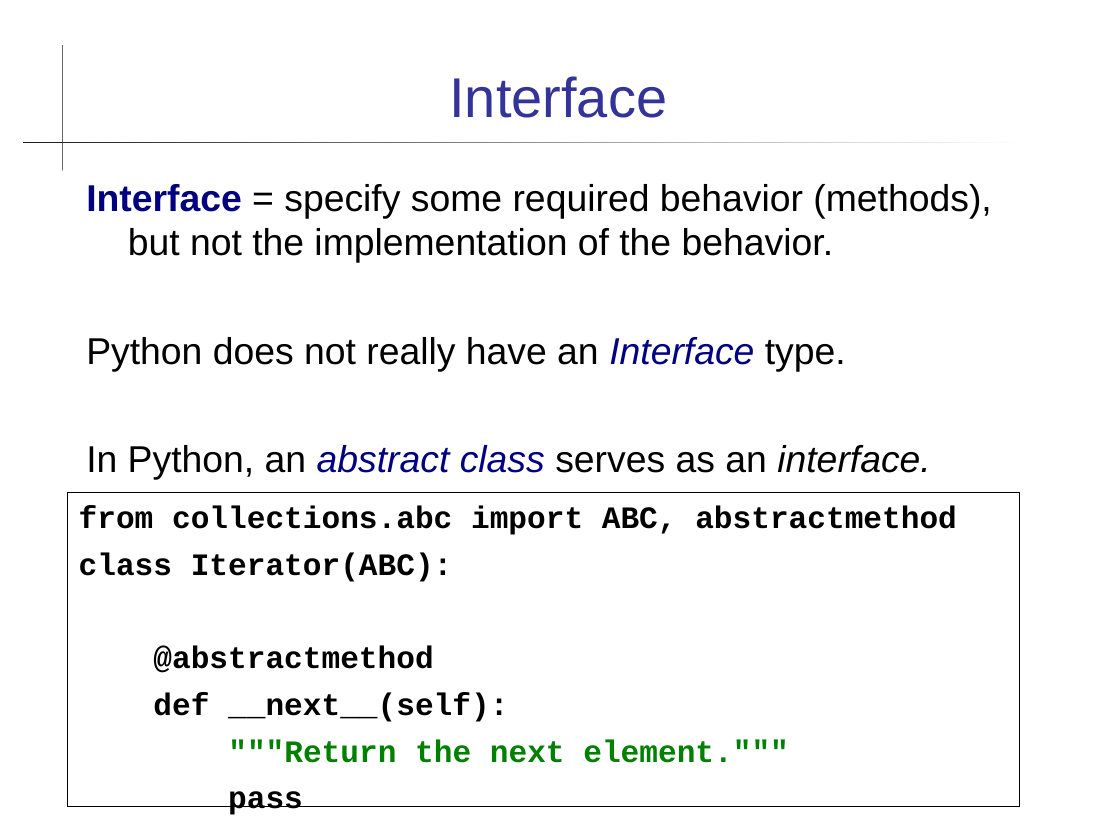
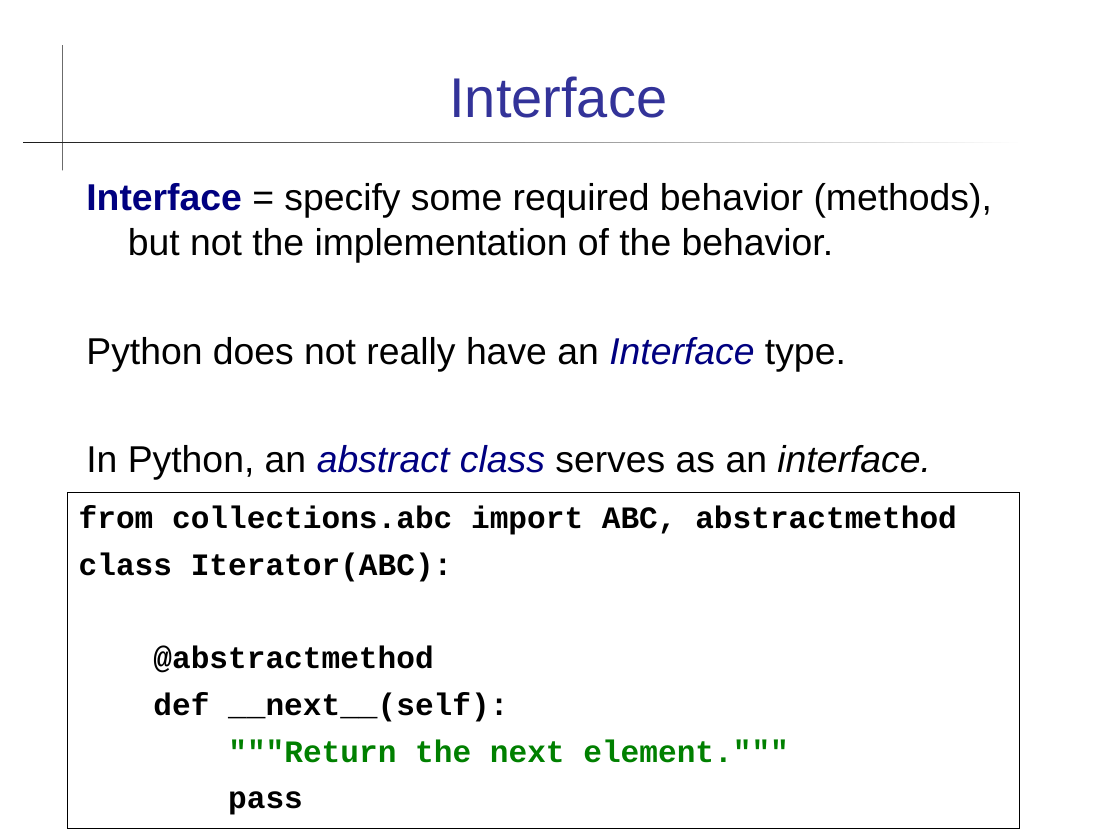
Before and after one commit to skeoop/skeoop.github.io, a slide deck: slide 6 of patterns/Iterator-in-Python.pptx. Drawn at 1120x840 pixels with LibreOffice and Linux fonts; fonts in the diff are those of the drawing. Boxes give left, top, right and bottom in pixels: in the first picture for what was removed or moved away, otherwise in the second. Text is boxed around its words. In the diff, an @@ line names an element or a change of style, - is before the commit and + after.

```diff
--- a/patterns/Iterator-in-Python.pptx
+++ b/patterns/Iterator-in-Python.pptx
@@ rectangle "from collections.abc import ABC, abstractmethod": place and size @@
-rectangle "from collections.abc import ABC, abstractmethod" at <box>67,493,1019,806</box>
+rectangle "from collections.abc import ABC, abstractmethod" at <box>67,493,1019,829</box>
```
Also in this commit, not shown: 3 other slides changed, 25 other files.
